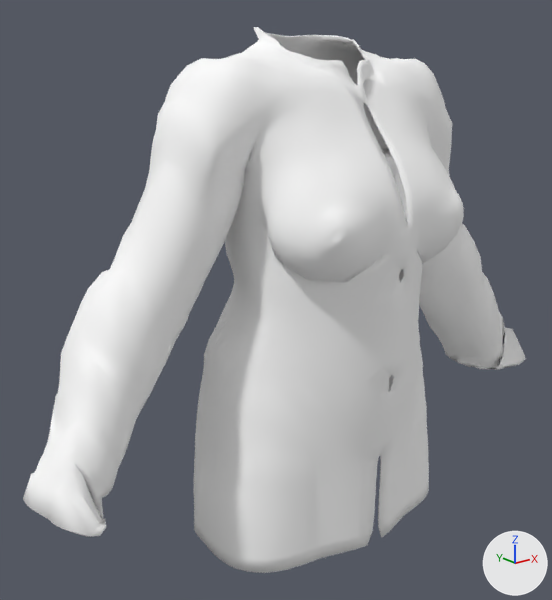
A saved change to the glTF model apps/web/public/models/templates/jacket_blazer.glb.
Camera for both pictures: a 50 mm camera at (-0.717, -0.824, 1.413) aimed at (-0.055, 0.004, 1.082). The lights are fixed; the arrows at lower right show +X, +Y and +Z. The first picture is the older version. Vertices at exactly the same position are counted once.

Names of what the first picture shows: 'jacket_blazer_female'.
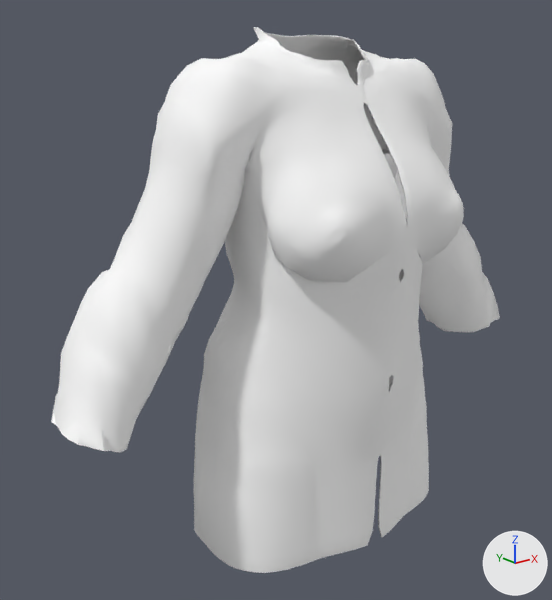
Changed parts and their boxes [x1, y1, x2, y2] in the pictures (552 x 600 px):
'jacket_blazer_female', reshaped (11% narrower)
    before: [23, 27, 526, 573]
    after: [51, 27, 500, 573]
part 1 of me_jacket_blazer_female, cut back
    before: [23, 405, 131, 537]
    after: [51, 405, 131, 453]
part 2 of me_jacket_blazer_female, cut back
    before: [424, 290, 526, 370]
    after: [424, 290, 500, 332]

The change, as a list of edits to the scene's bpy script:
```text
Change mat_jacket_blazer_female_mat:
    where n0 = _N.new('ShaderNodeBsdfPrincipled'); n0.name = 'Principled BSDF'
    add n0.inputs[0].default_value = (1.0, 1.0, 1.0, 1.0)  # 'Base Color', white #ffffff
    add n0.inputs[1].default_value = 0.02  # 'Metallic'
    n0.inputs[2].default_value: 0.8 -> 0.78  # 'Roughness'
    remove n2 = _N.new('ShaderNodeVertexColor'); n2.name = 'Color Attribute'
    remove _L.new(n2.outputs[0], n0.inputs[0])  # 'Color' to 'Base Color'
Change me_jacket_blazer_female:
    used by ob_jacket_blazer_female; location = (0.0, 0.0, 0.0)
    remove me_jacket_blazer_female.from_pydata(...)  # 5996 vertices, 12020 faces; spans x -0.453..0.454, y -0.192..0.124, z 0.74..1.455
    add me_jacket_blazer_female.from_pydata(...)  # 5535 vertices, 10889 faces; spans x -0.404..0.404, y -0.192..0.124, z 0.74..1.455
    me_jacket_blazer_female part 1: 328 vertices removed from x -0.453..-0.323, y -0.116..0.062, z 0.878..0.988; 103 vertices added at x -0.404..-0.321, y -0.077..0.062, z 0.951..0.992
    me_jacket_blazer_female part 2: 1 vertex moved within x 0.338, y 0.046, z 0.956; 323 vertices removed from x 0.328..0.454, y -0.111..0.061, z 0.877..0.987; 87 vertices added at x 0.324..0.404, y -0.078..0.064, z 0.953..0.991
```
